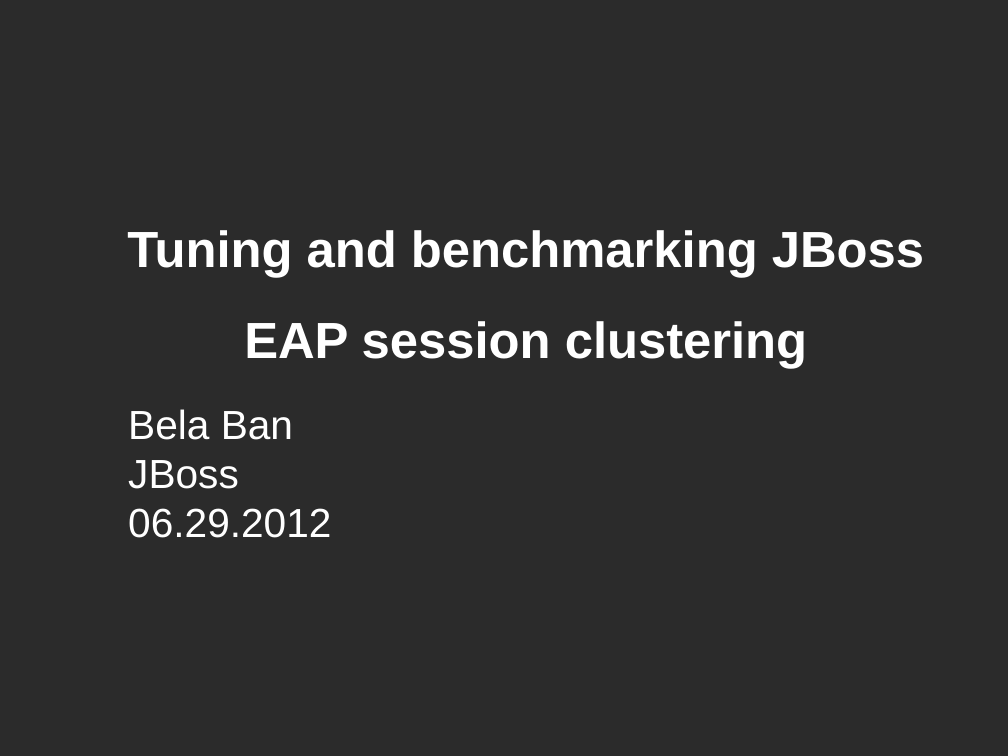
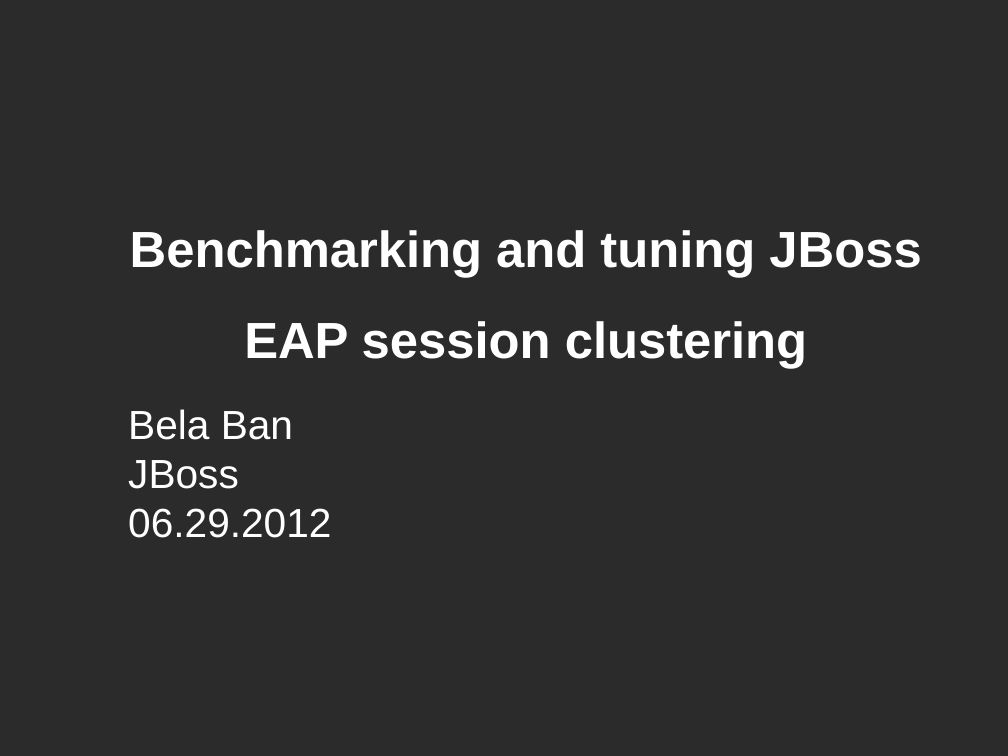
Before and after one commit to belaban/SessionPerf, a slide deck: slide 1 of docs/jbw2012.odp. Drawn at 1008x756 pixels with LibreOffice and Linux fonts; fonts in the diff are those of the drawing; background and template pictures are left out; a plain dark background stands for a picture behind light text. Boxes give left, top, right and bottom in pixels: in the first picture for what was removed or moved away, otherwise in the second. Text is boxed around its words. In the diff, an @@ line names an element or a change of style, - is before the commit and + after.

```diff
--- a/docs/jbw2012.odp
+++ b/docs/jbw2012.odp
@@ text at (x1=130, y1=230, x2=921, y2=369): text changed @@
-Tuning and benchmarking JBoss EAP session clustering
+Benchmarking and tuning JBoss EAP session clustering
```
Also in this commit, not shown: 8 other slides changed, 1 slide added, 1 slide removed, 3 other files.
